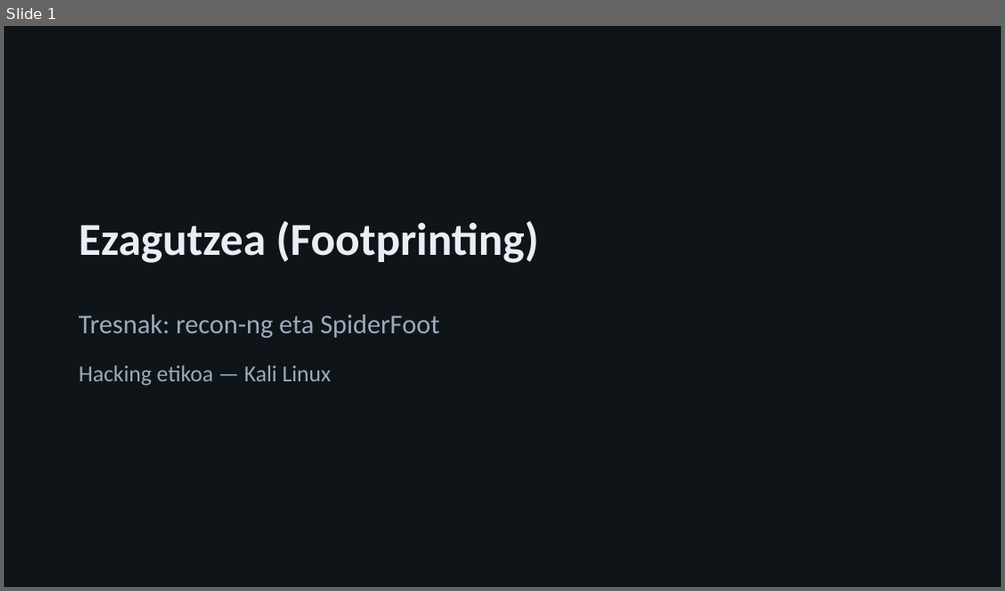
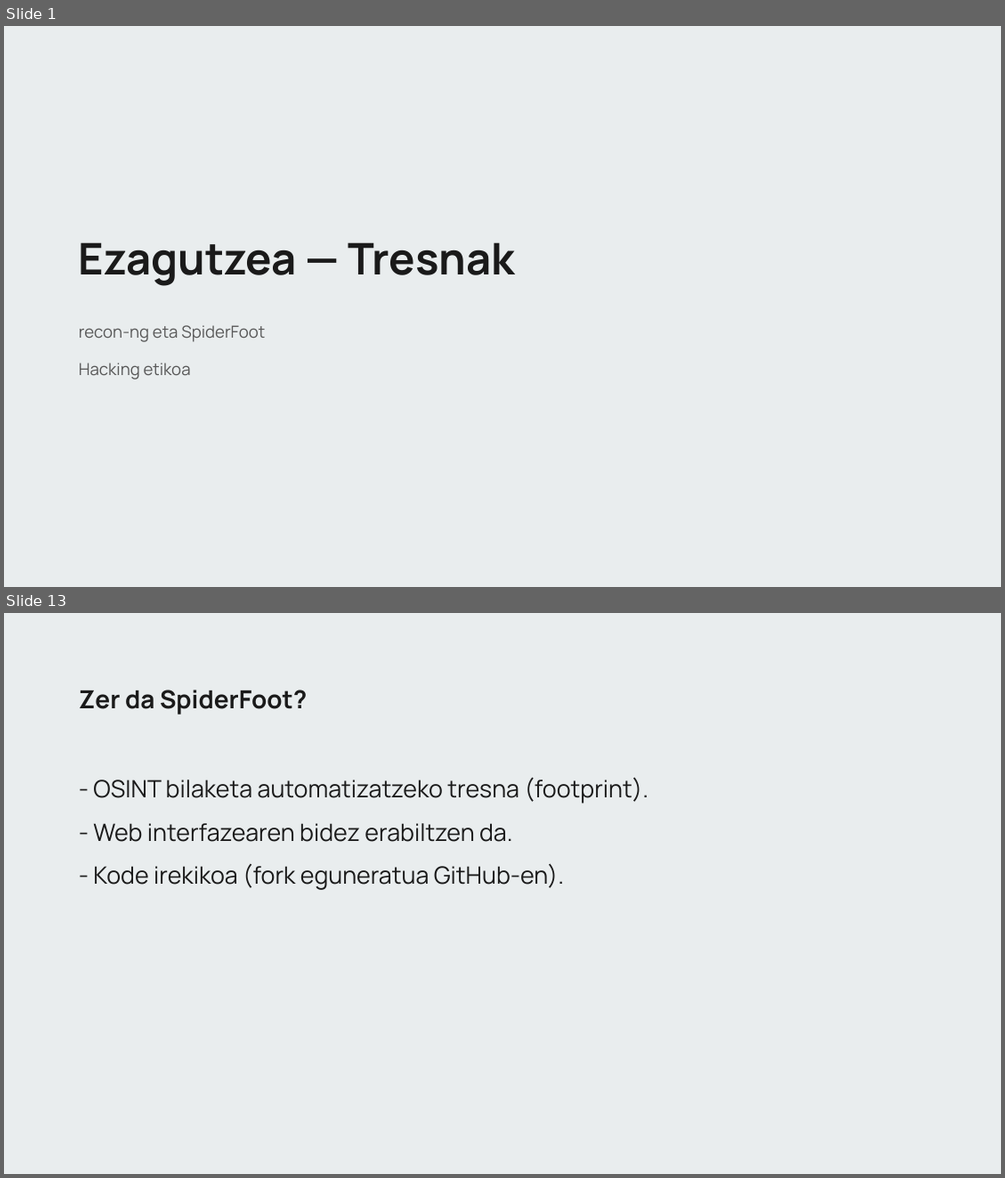
Before and after one commit to jazkune-izarraitz/Garapen2627, a slide deck: he-ezagutzea/HE-2-recon-ng-spiderfoot-aurkezpena.pptx. Shown one above the other, each under a label of ours: slide 1 before the commit, slides 1 and 13 after it; the slides between them are not shown. The pictures are 1005x591 and 1005x1178 pixels, drawn with LibreOffice and Linux fonts; fonts in the diff are those of the drawing. Boxes give left, top, right and bottom in pixels: in the first picture for what was removed or moved away, otherwise in the second. Text is boxed around its words. In the diff, an @@ line names an element or a change of style, - is before the commit and + after.

```diff
--- a/he-ezagutzea/HE-2-recon-ng-spiderfoot-aurkezpena.pptx
+++ b/he-ezagutzea/HE-2-recon-ng-spiderfoot-aurkezpena.pptx
@@ slide 13 added at (4, 613, 1001, 1174), background #E9EDEE @@
@@ text added at (79, 690, 307, 714), 24 pt, text #1A1A1A, bold @@
+Zer da SpiderFoot?
@@ text added at (93, 777, 649, 803), 23 pt, text #1A1A1A @@
+- OSINT bilaketa automatizatzeko tresna (footprint).
@@ text added at (93, 823, 513, 842), 23 pt, text #1A1A1A @@
+- Web interfazearen bidez erabiltzen da.
@@ text added at (93, 863, 564, 890), 23 pt, text #1A1A1A @@
+- Kode irekikoa (fork eguneratua GitHub-en).
@@ slide 1 changed as well @@
@@ background #0F1419 to #E9EDEE @@
@@ text at (79, 242, 516, 286): text changed; size 44 to 42 pt; font Calibri to Manrope; text colour #E8EEF4 to #1A1A1A @@
-Ezagutzea (Footprinting)
+Ezagutzea — Tresnak
@@ text at (79, 325, 265, 342): text changed; size 26 to 16 pt; font Calibri to Manrope; text colour #9AABBC to #595959 @@
-Tresnak: recon-ng eta SpiderFoot
+recon-ng eta SpiderFoot
@@ text at (79, 362, 191, 379): text changed; size 22 to 16 pt; font Calibri to Manrope; text colour #9AABBC to #595959 @@
-Hacking etikoa — Kali Linux
+Hacking etikoa
```
Also in this commit, not shown: 1 other slide changed, 17 other slides added, 22 slides removed, 11 other files.
